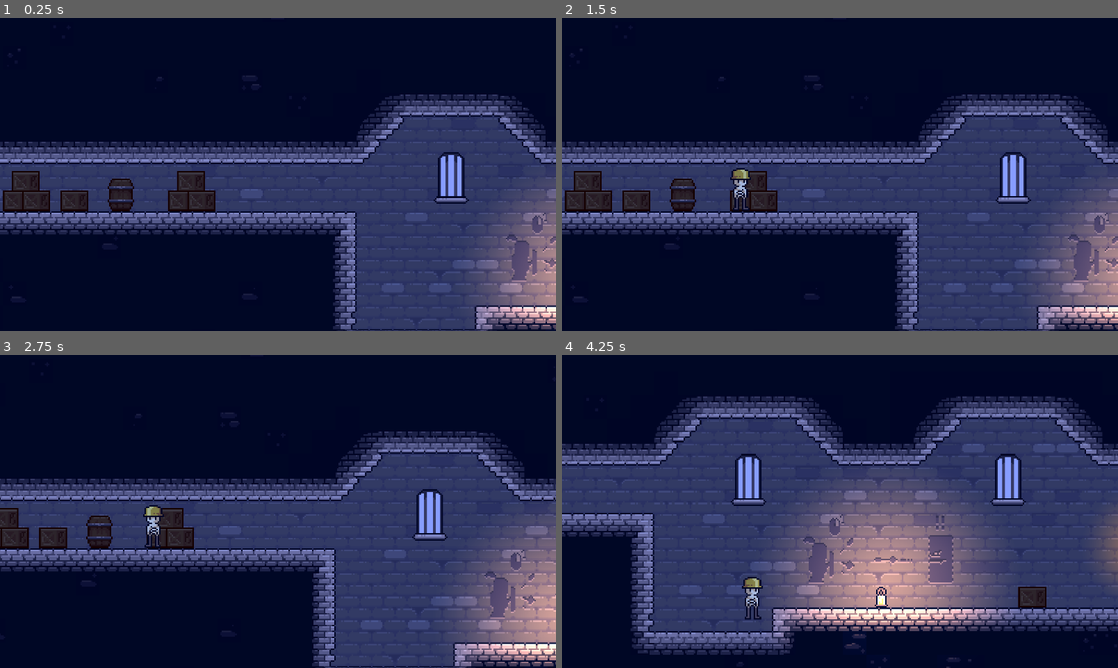
Above: before the commit, frames 1-4 (two rows, left to right).
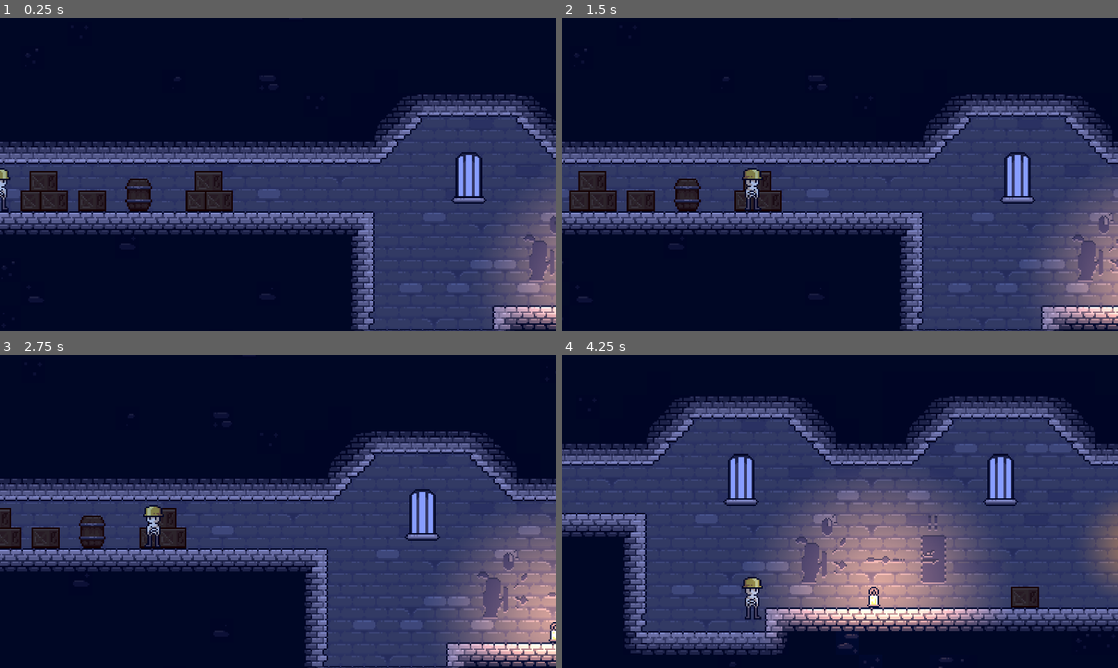
Above: after the commit, the same moments.

Repository: Lukko-Digital/You-Made-The-Dungeon
Game: Godot game, scene res://levels/level_3.tscn
Two runs of this game, one before a commit and one after it. Both use one fixed random seed, a clock stepped at 60 frames per second and the inputs below. This scene is started directly instead of the project's main scene. The engine's default icon, where the game draws it, is replaced by a stand-in: a white triangle on a blue panel in a dark square.
Inputs:
- Up to frame 1 (0.25 s): no input
- Up to frame 2 (1.5 s): hold D (right) from 0.53 s (still down); tap E (interact) at 0.6, 1.35 s; tap Space (jump) at 0.77 s
- Up to frame 3 (2.75 s): tap Space (jump) at 1.52 s; release D (right) at 2.03 s; hold A (left) from 2.03 s (still down); tap E (interact) at 2.1 s
- Up to frame 4 (4.25 s): release A (left) at 2.78 s; hold D (right) from 2.78 s (still down); tap E (interact) at 2.85, 3.6 s; tap Space (jump) at 3.02, 3.77 s

The runs differ from the first frame. In frame 1, 15% of the frame differs, in the area x 0-100%, y 9-100%; in frame 2, 9.9%; in frame 3, 11%; in frame 4, 14%.
Error in both runs: Invalid assignment of property or key 'parameters/conditions/not_shot' with value of type 'bool' on a base object of type 'AnimationTree'. (res://scripts/playe…

Commit message:
tweak camera limits and player spawnpoint

Diff:
--- a/levels/level_3.tscn
+++ b/levels/level_3.tscn
@@ -1756,15 +1756,15 @@
 
 [node name="player" parent="LevelEssentials" instance=ExtResource("1_dhmbr")]
 z_index = 5
-position = Vector2(-435, -15)
+position = Vector2(-430, -15)
 collision_mask = 10
 
 [node name="Camera2D" type="Camera2D" parent="LevelEssentials/player"]
 position = Vector2(72, -10)
 zoom = Vector2(5.092, 5.092)
-limit_left = -418
+limit_left = -430
 limit_top = -430
-limit_right = 900
+limit_right = 890
 limit_bottom = 107
 position_smoothing_enabled = true
 position_smoothing_speed = 10.0
Not shown: 1 places in levels/level_3.tscn that only renumber resources
